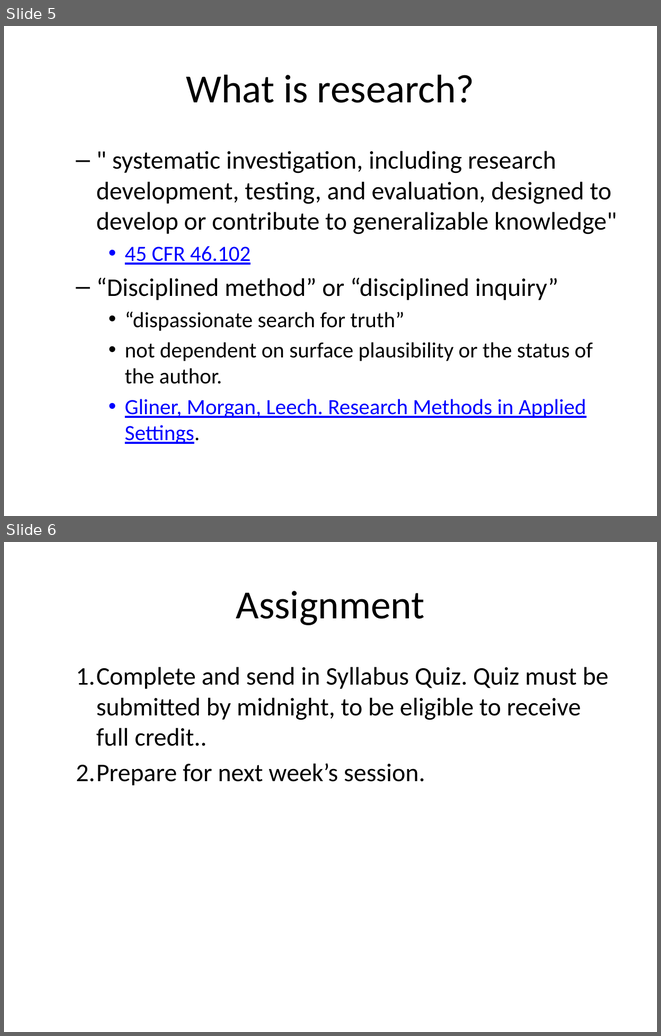
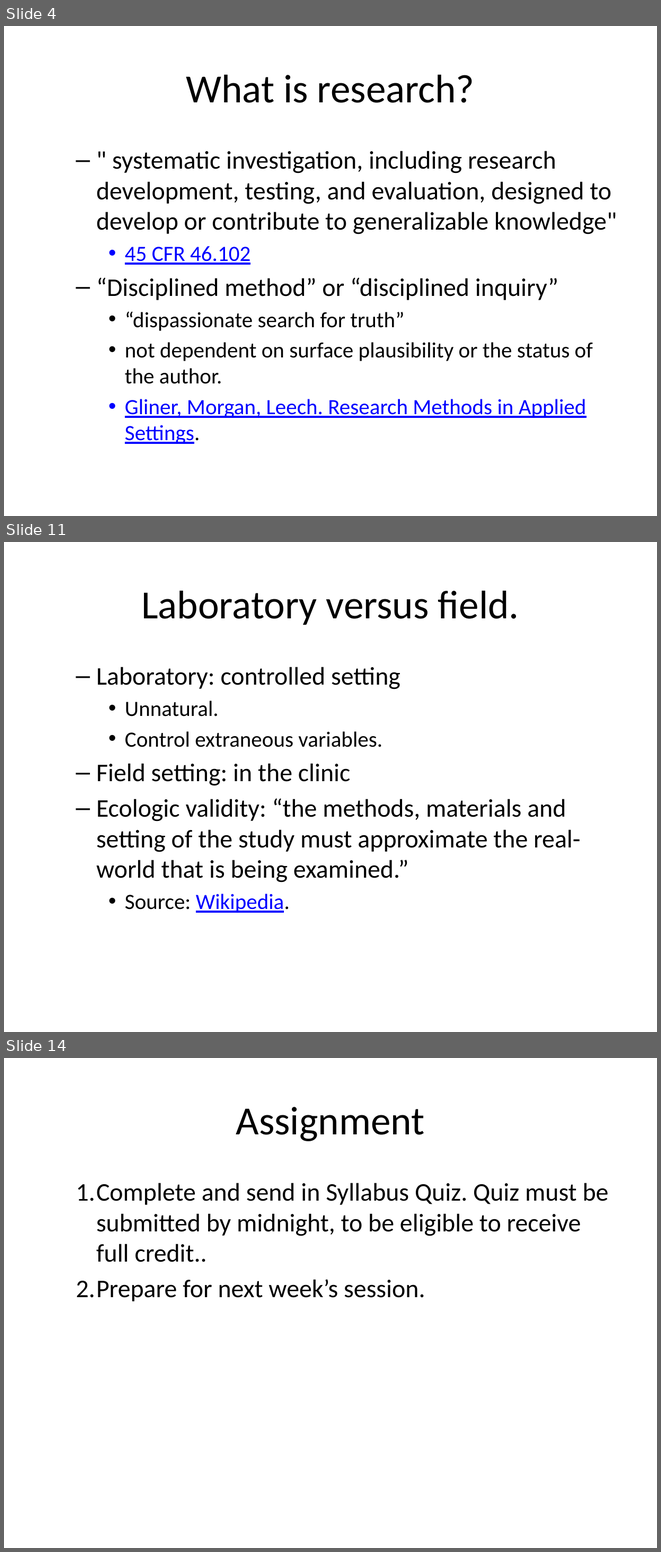
Before and after one commit to classes-medb/5510, a slide deck: src/video-1-introduction.pptx. Shown one above the other, each under a label of ours: slides 5 and 6 before the commit, slides 4, 11 and 14 after it; the slides between them are not shown. The pictures are 661x1036 and 661x1552 pixels, drawn with LibreOffice and Linux fonts; fonts in the diff are those of the drawing. Boxes give left, top, right and bottom in pixels: in the first picture for what was removed or moved away, otherwise in the second. Text is boxed around its words. In the diff, an @@ line names an element or a change of style, - is before the commit and + after.

```diff
--- a/src/video-1-introduction.pptx
+++ b/src/video-1-introduction.pptx
@@ slide 11 added at box(4, 542, 657, 1032), background #FFFFFF @@
@@ title added at box(141, 590, 519, 625), 44 pt, text #000000 @@
+Laboratory versus field.
@@ text added at box(96, 667, 580, 912), 28 pt, text #000000 @@
+  – Laboratory: controlled setting
+    • Unnatural.
+    • Control extraneous variables.
+  – Field setting: in the clinic
+  – Ecologic validity: “the methods, materials and setting of the study must approximate the real-world that is being examined.”
+    • Source: Wikipedia.
@@ what was slide 5 is now slide 4 @@
@@ what was slide 6 is now slide 14 @@
```
Also in this commit, not shown: 1 slide changed, 8 other slides added, 1 slide removed, 3 other files.
